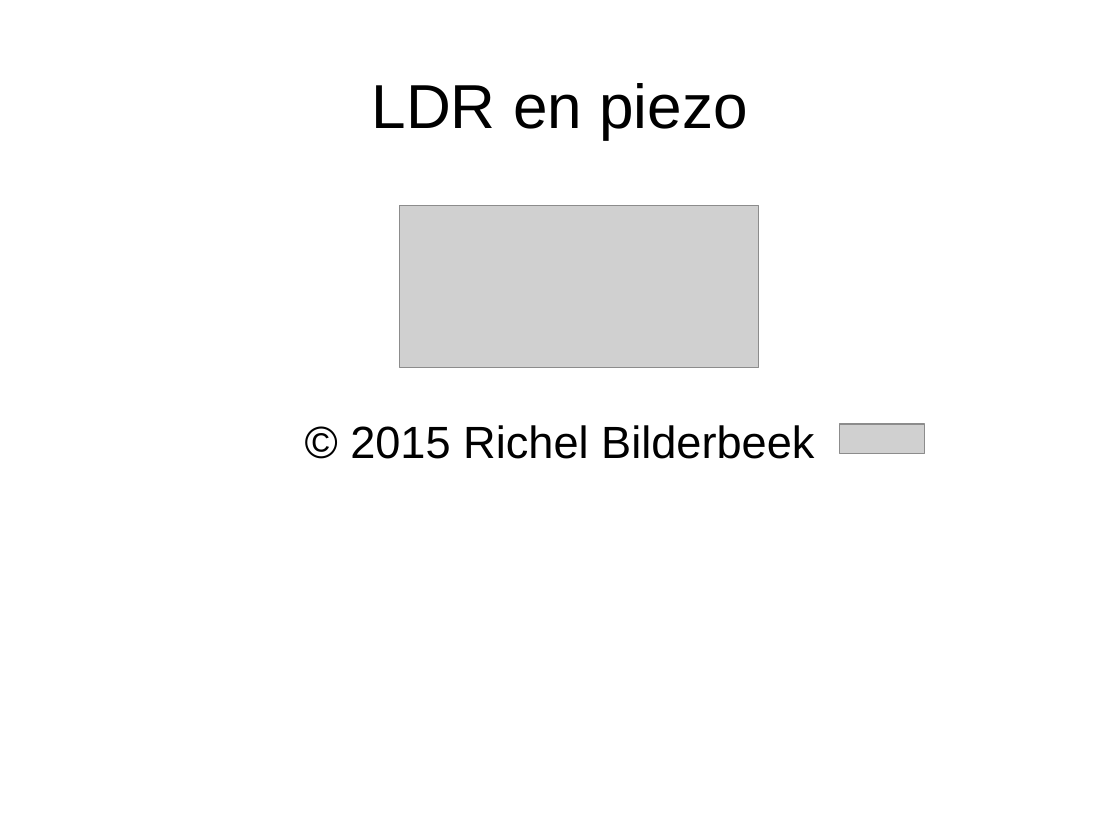
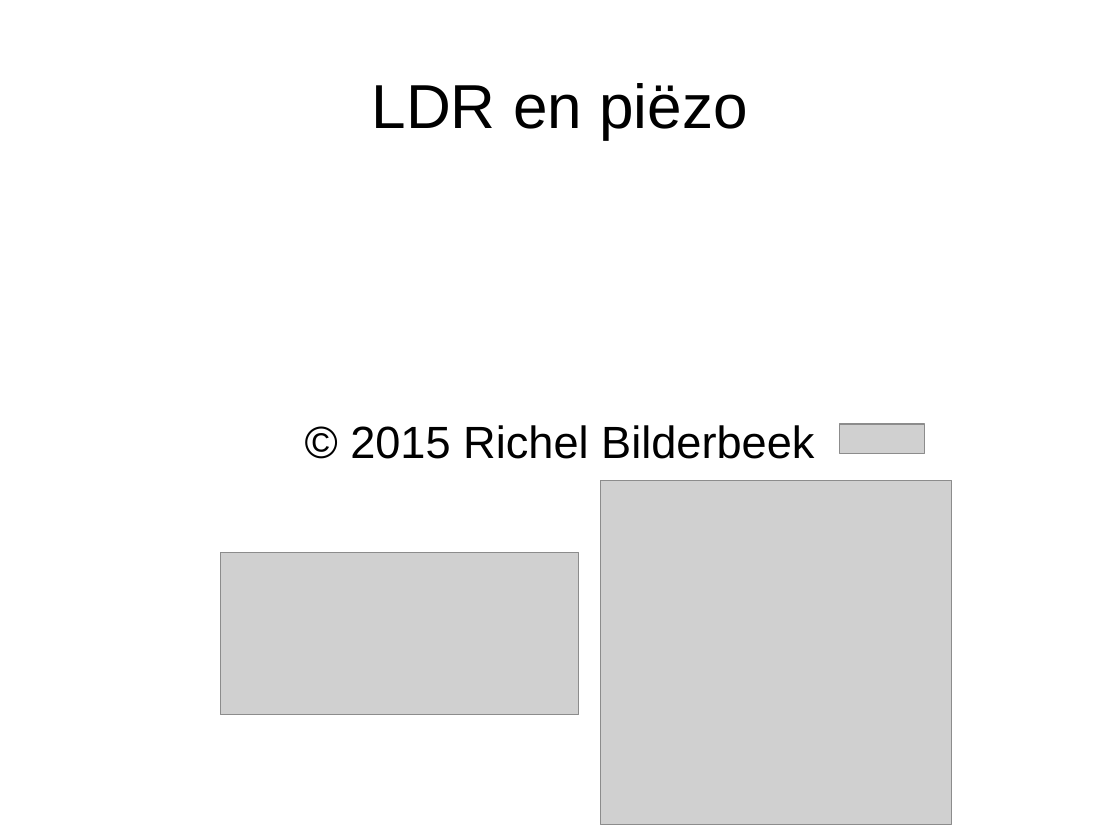
Before and after one commit to djog/arduino_cursus, a slide deck: slide 1 of Raw/LdrEnPiezo.odp. Drawn at 1120x840 pixels with LibreOffice and Linux fonts; fonts in the diff are those of the drawing; grey boxes stand for pictures. Boxes give left, top, right and bottom in pixels: in the first picture for what was removed or moved away, otherwise in the second. Text is boxed around its words. In the diff, an @@ line names an element or a change of style, - is before the commit and + after.

Commit message:
Added PiezoEnLdr

```diff
--- a/Raw/LdrEnPiezo.odp
+++ b/Raw/LdrEnPiezo.odp
@@ title at box(372, 83, 747, 139): text changed @@
-LDR en piezo
+LDR en piëzo
@@ picture added at box(601, 480, 952, 824) @@
@@ picture: place and size @@
-picture at box(400, 205, 759, 368)
+picture at box(221, 552, 579, 714)
```
Also in this commit, not shown: 5 other slides changed, 8 slides added, 15 other files.
